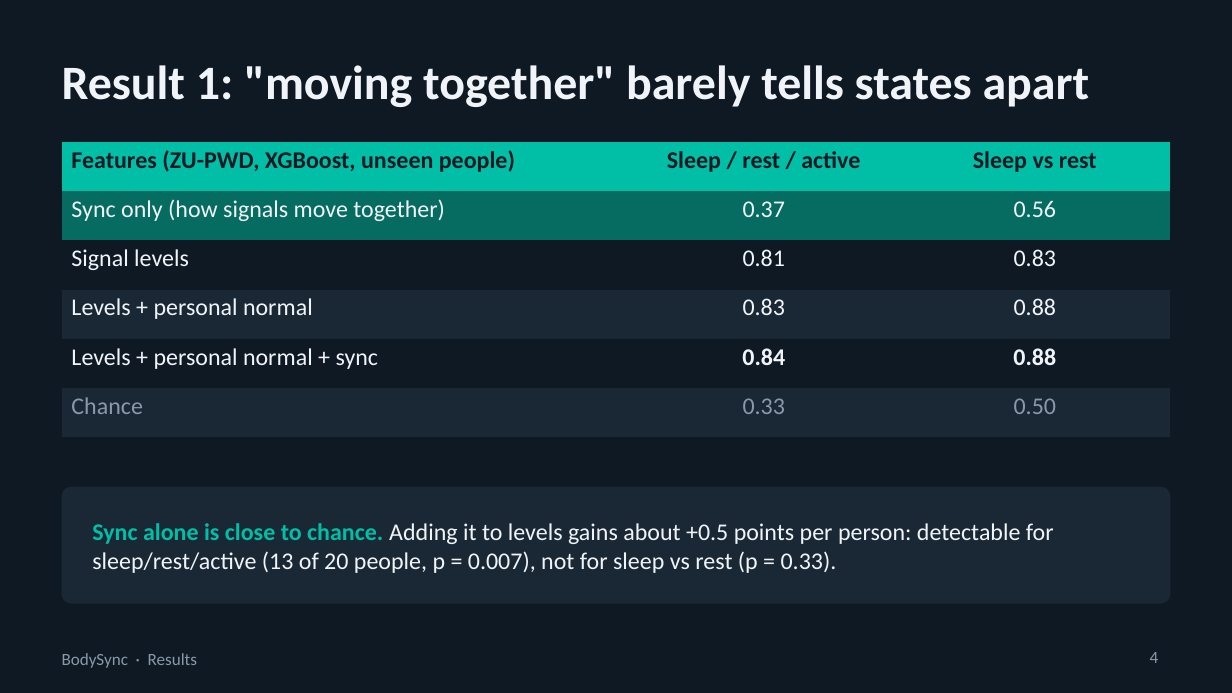
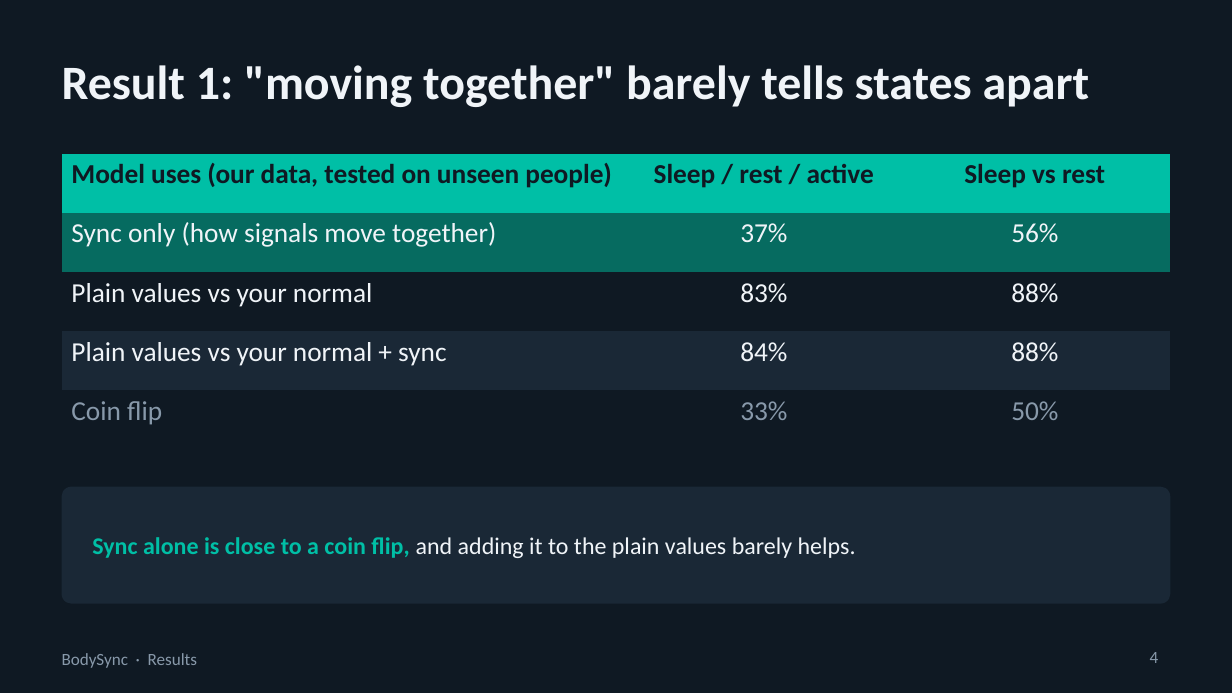
Before and after one commit to swaylakh/bodysync, a slide deck: slide 4 of docs/slides/BodySync_Update.pptx. Drawn at 1232x693 pixels with LibreOffice and Linux fonts; fonts in the diff are those of the drawing. Boxes give left, top, right and bottom in pixels: in the first picture for what was removed or moved away, otherwise in the second. Text is boxed around its words. In the diff, an @@ line names an element or a change of style, - is before the commit and + after.

```diff
--- a/docs/slides/BodySync_Update.pptx
+++ b/docs/slides/BodySync_Update.pptx
@@ table at [62, 154, 1170, 429] @@
-row 1: Features (ZU-PWD, XGBoost, unseen people) | Sleep / rest / active | Sleep vs rest
-row 2: Sync only (how signals move together) | 0.37 | 0.56
-row 3: Signal levels | 0.81 | 0.83
-row 4: Levels + personal normal | 0.83 | 0.88
-row 5: Levels + personal normal + sync | 0.84 | 0.88
-row 6: Chance | 0.33 | 0.50
+row 1: Model uses (our data, tested on unseen people) | Sleep / rest / active | Sleep vs rest
+row 2: Sync only (how signals move together) | 37% | 56%
+row 3: Plain values vs your normal | 83% | 88%
+row 4: Plain values vs your normal + sync | 84% | 88%
+row 5: Coin flip | 33% | 50%
@@ table: place and size @@
-table at [62, 142, 1170, 418]
+table at [62, 154, 1170, 429]
@@ text at [92, 537, 856, 558]: text changed @@
-Sync alone is close to chance. Adding it to levels gains about +0.5 points per person: detectable for sleep/rest/active (13 of 20 people, p = 0.007), not for sleep vs rest (p = 0.33).
+Sync alone is close to a coin flip, and adding it to the plain values barely helps.
```
Also in this commit, not shown: 2 other slides changed, 1 slide added, 11 other files.
